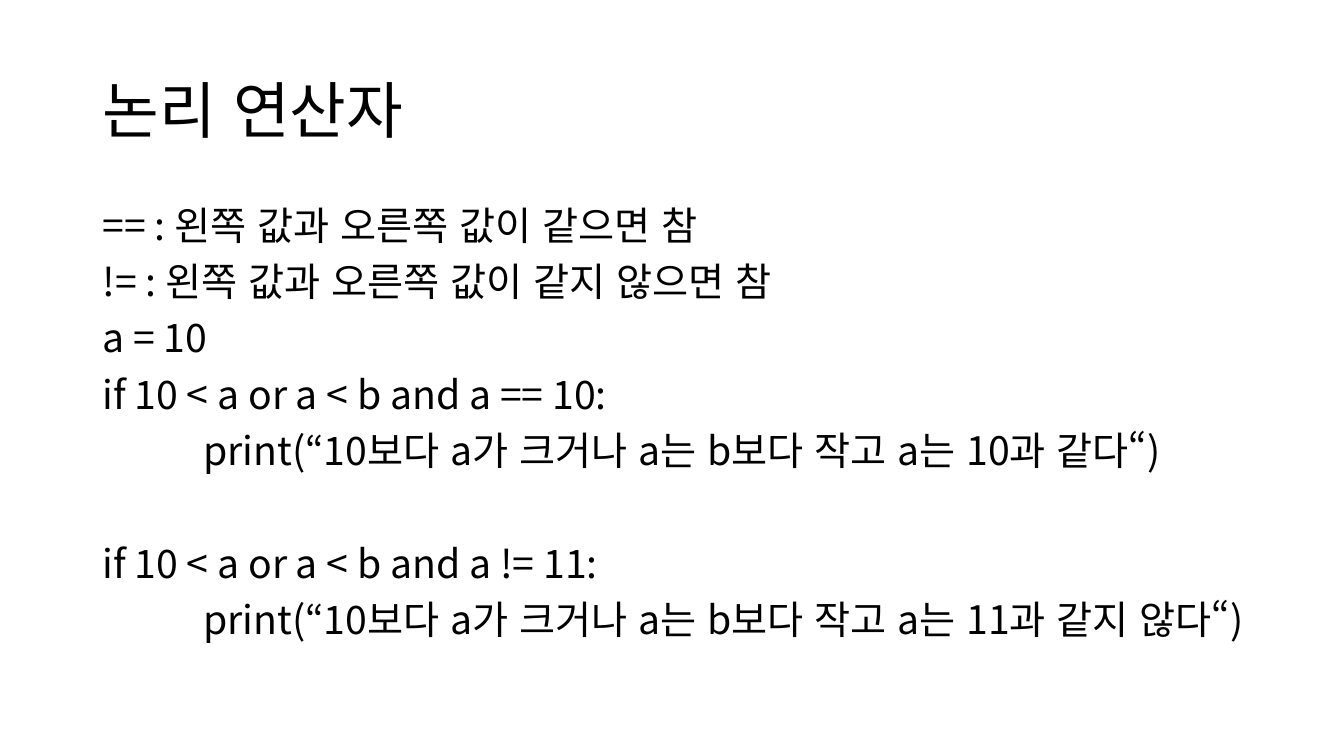
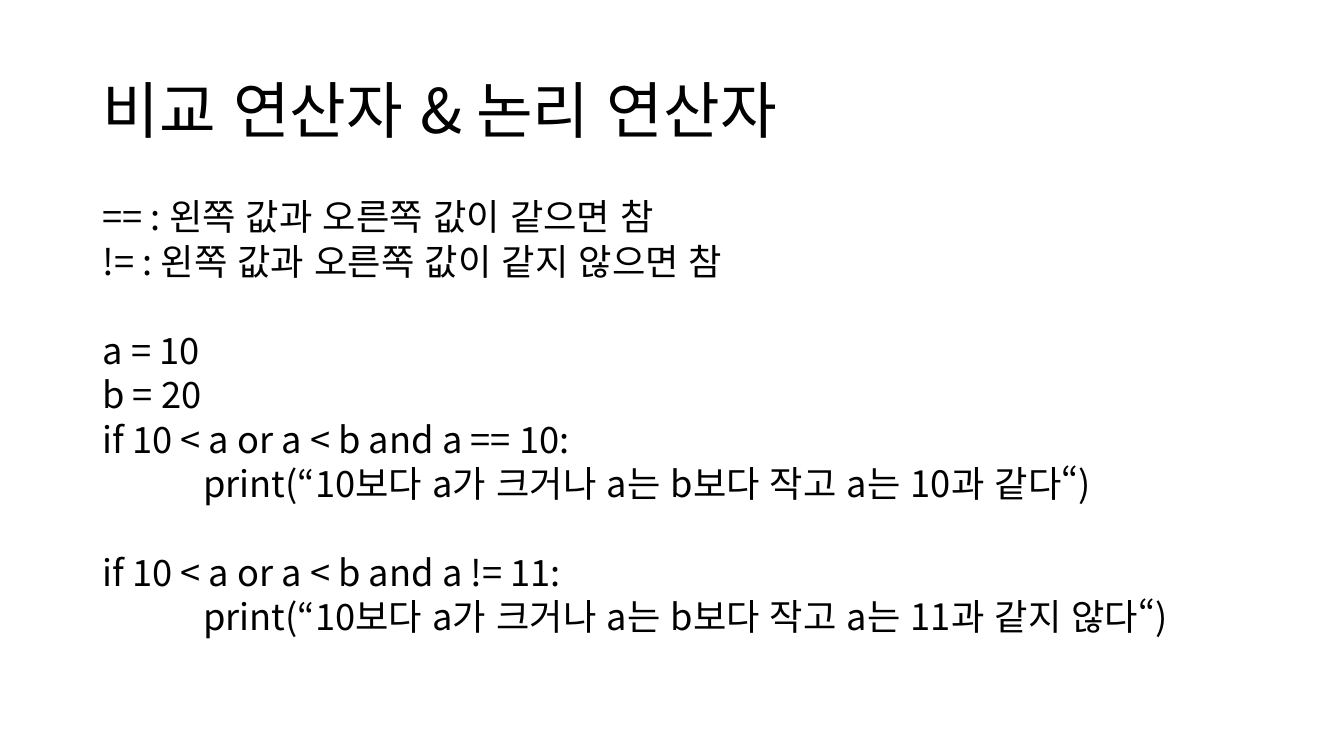
Before and after one commit to SeongYil/ym, a slide deck: slide 4 of 4주차/4주차.pptx. Drawn at 1344x756 pixels with LibreOffice and Linux fonts; fonts in the diff are those of the drawing. Boxes give left, top, right and bottom in pixels: in the first picture for what was removed or moved away, otherwise in the second. Text is boxed around its words. In the diff, an @@ line names an element or a change of style, - is before the commit and + after.

```diff
--- a/4주차/4주차.pptx
+++ b/4주차/4주차.pptx
@@ title at [102, 82, 777, 138]: text changed @@
-논리 연산자
+비교 연산자 & 논리 연산자
@@ text at [102, 200, 1168, 639]: size 28 to 25.9 pt; line spacing 0.9 to 0.7 @@
@@ text at [102, 379, 201, 409]: paragraph added @@
+b = 20
```
Also in this commit, not shown: 1 other slide changed, 2 other files.
